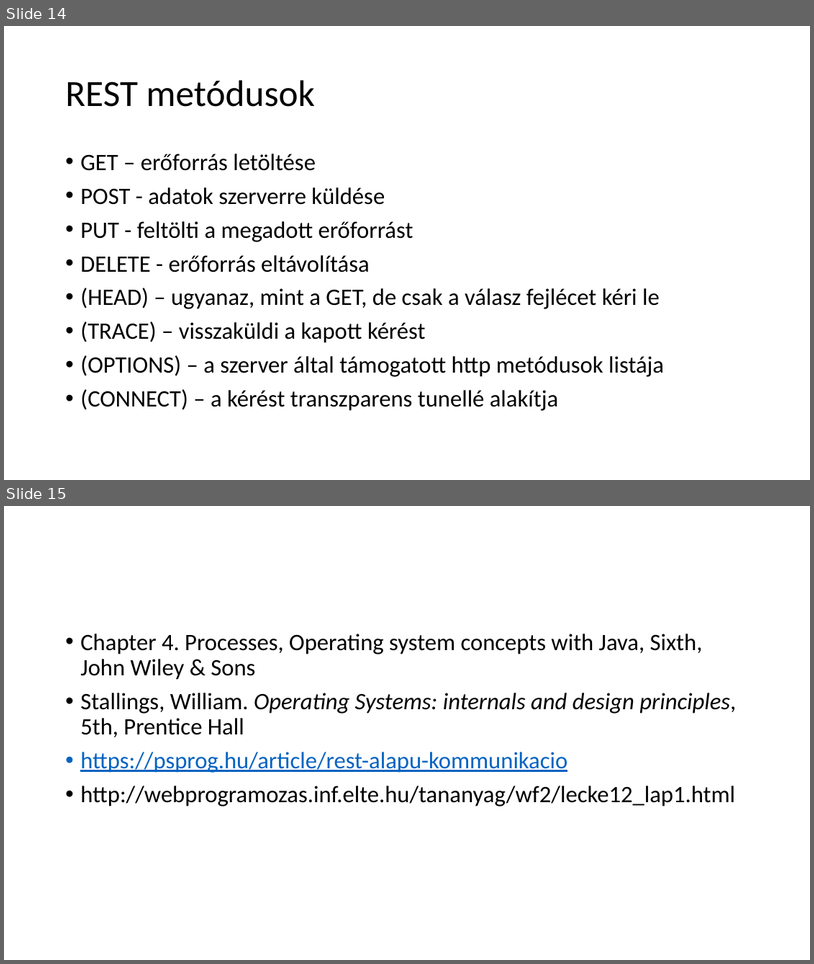
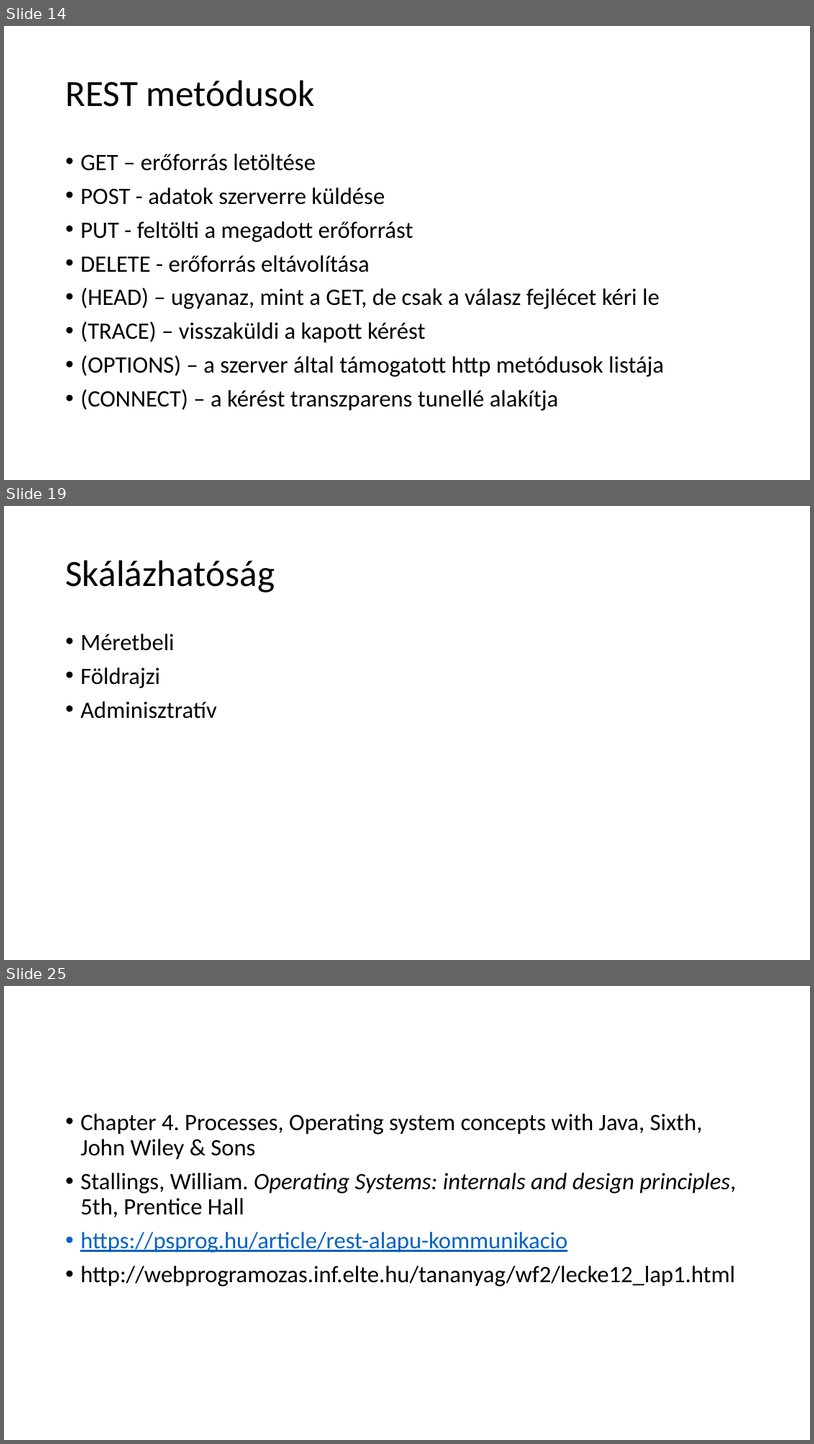
Before and after one commit to krsjakb/osztott-rendszerek-parhuzamos-programozas, a slide deck: Osztott rendszerek, párhuzamos programozás.pptx. Shown one above the other, each under a label of ours: slides 14 and 15 before the commit, slides 14, 19 and 25 after it; the slides between them are not shown. The pictures are 814x964 and 814x1444 pixels, drawn with LibreOffice and Linux fonts; fonts in the diff are those of the drawing. Boxes give left, top, right and bottom in pixels: in the first picture for what was removed or moved away, otherwise in the second. Text is boxed around its words. In the diff, an @@ line names an element or a change of style, - is before the commit and + after.

```diff
--- a/Osztott rendszerek, párhuzamos programozás.pptx
+++ b/Osztott rendszerek, párhuzamos programozás.pptx
@@ slide 19 added at [4, 506, 810, 960], background #FFFFFF @@
@@ title added at [65, 560, 275, 592], 44 pt, text #000000 @@
+Skálázhatóság
@@ text added at [80, 633, 216, 718], 28 pt, text #000000 @@
+• Méretbeli
+• Földrajzi
+• Adminisztratív
@@ what was slide 15 is now slide 25 @@
```
Also in this commit, not shown: 9 other slides added.
